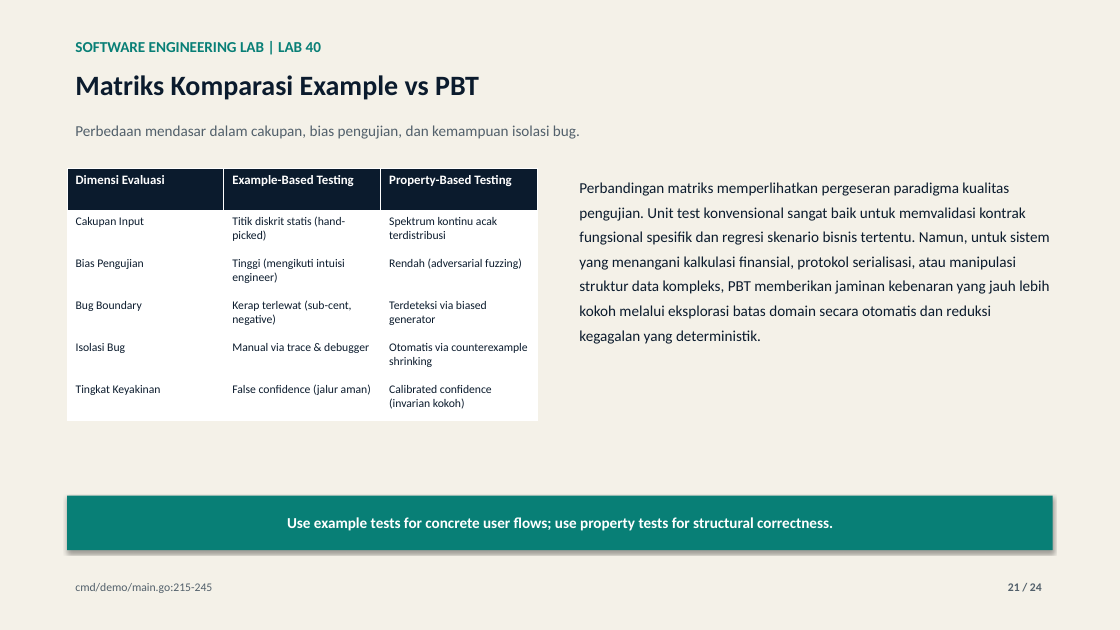
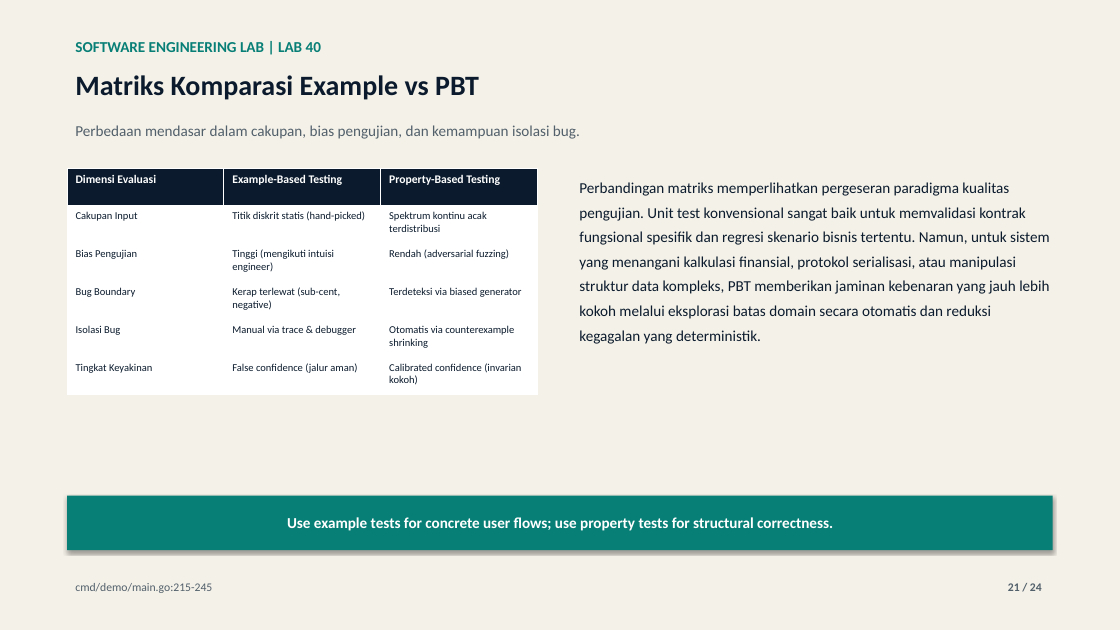
Before and after one commit to lukman-ss/software-engineering-lab, a slide deck: slide 21 of labs/40-property-based-testing/result/linkedin/lab-40-property-based-testing-carousel.pptx. Drawn at 1120x630 pixels with LibreOffice and Linux fonts; fonts in the diff are those of the drawing. Boxes give left, top, right and bottom in pixels: in the first picture for what was removed or moved away, otherwise in the second. Text is boxed around its words. In the diff, an @@ line names an element or a change of style, - is before the commit and + after.

```diff
--- a/labs/40-property-based-testing/result/linkedin/lab-40-property-based-testing-carousel.pptx
+++ b/labs/40-property-based-testing/result/linkedin/lab-40-property-based-testing-carousel.pptx
@@ table at [67,168,539,395] @@
@@ size 11 to 10 pt in "Dimensi Evaluasi", "Example-Based Testing", "Property-Based Testing" @@
@@ size 10 to 9 pt in "Cakupan Input", "Titik diskrit statis (hand-picked)", "Spektrum kontinu acak terdistribusi", "Bias Pengujian" and 11 more places @@
```
Also in this commit, not shown: 7 other slides changed, 31 other files.
